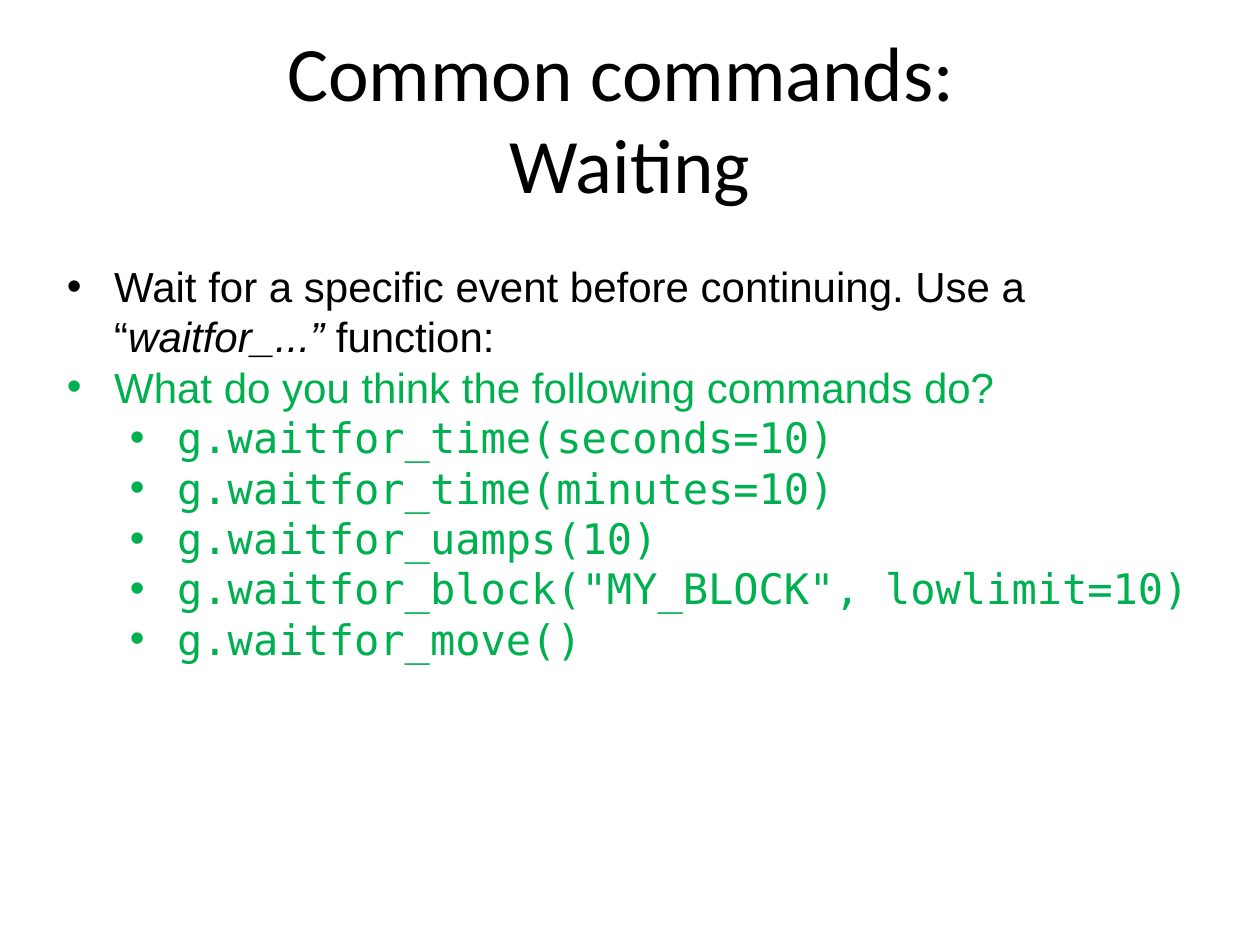
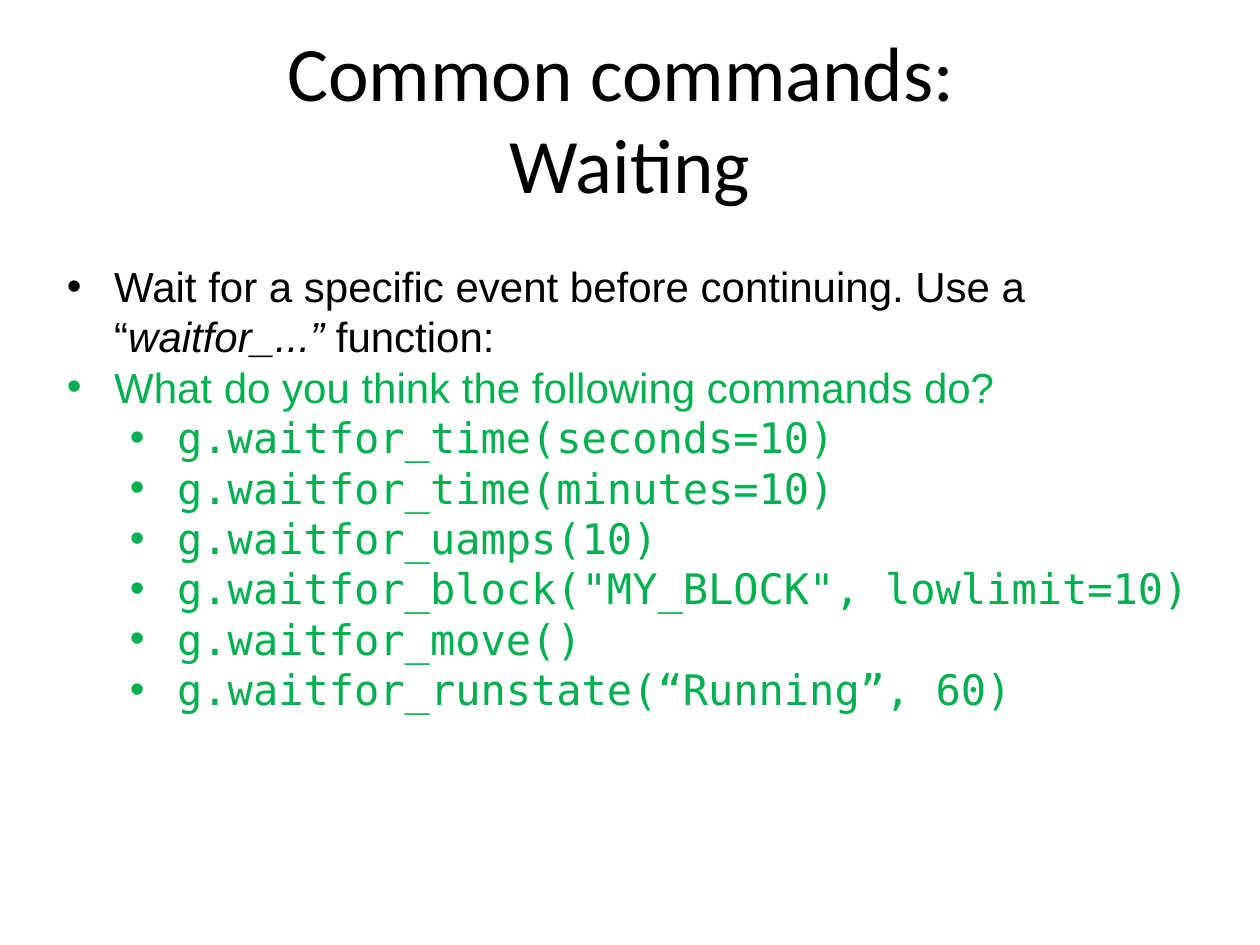
Before and after one commit to ISISComputingGroup/ibex_user_manual, a slide deck: slide 6 of genie_python_and_ibex/genie_python_and_ibex_LSS.pptx. Drawn at 1260x945 pixels with LibreOffice and Linux fonts; fonts in the diff are those of the drawing; background and template pictures are left out. Boxes give left, top, right and bottom in pixels: in the first picture for what was removed or moved away, otherwise in the second. Text is boxed around its words. In the diff, an @@ line names an element or a change of style, - is before the commit and + after.

```diff
--- a/genie_python_and_ibex/genie_python_and_ibex_LSS.pptx
+++ b/genie_python_and_ibex/genie_python_and_ibex_LSS.pptx
@@ text at [177,673,1012,715]: paragraph added @@
+  • g.waitfor_runstate(“Running”, 60)
```
Also in this commit, not shown: 12 other slides changed, 1 other file.
